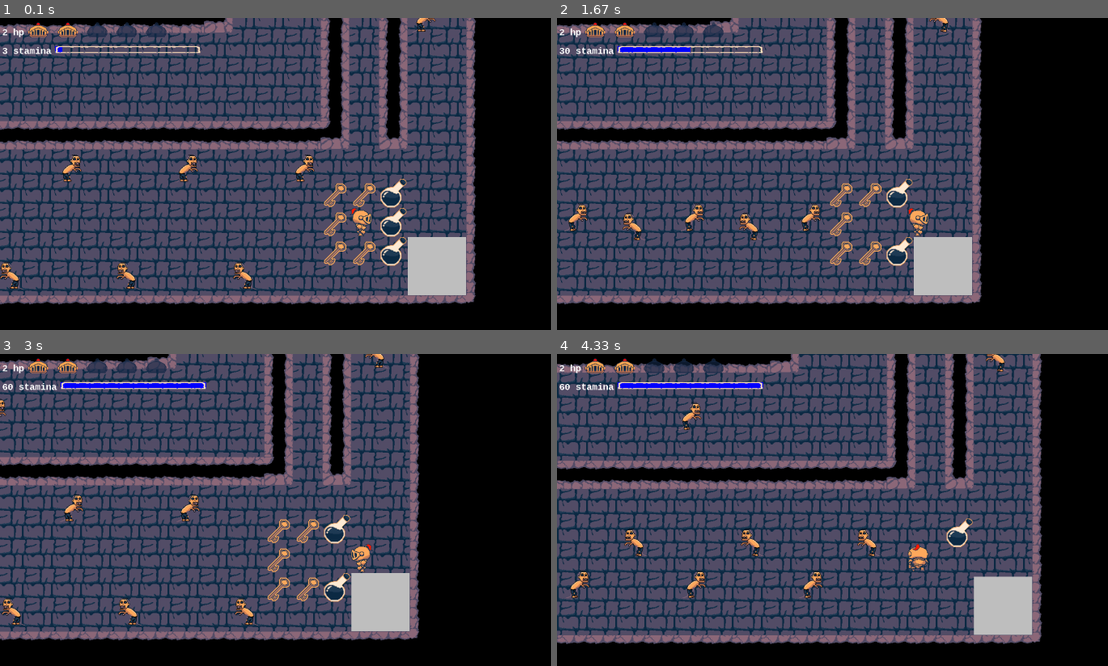
Above: before the commit, frames 1-4 (two rows, left to right).
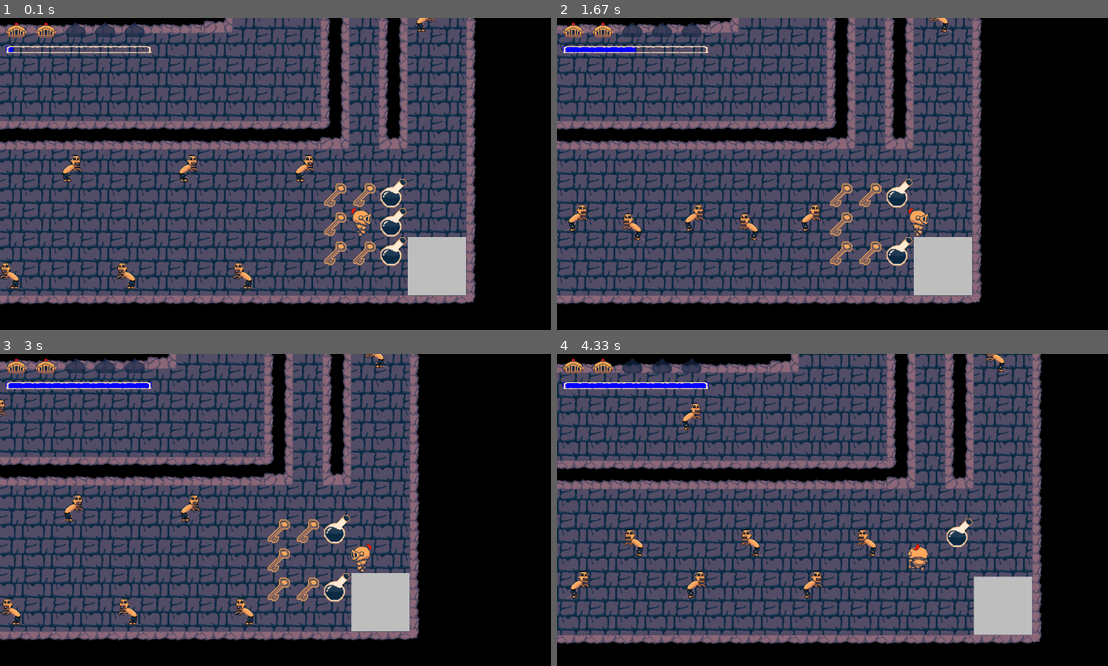
Above: after the commit, the same moments.

Repository: benedekhalaj/pygame-roguelike
Game: pygame game, started from play.py
Same seed, same stepped clock (60 frames per second), same inputs: the game is played once before the commit and once after it.
Inputs:
- Up to frame 1 (0.1 s): no input
- Up to frame 2 (1.67 s): hold Right 0.33-0.8 s; tap I at 0.83, 1.5 s
- Up to frame 3 (3 s): tap Space at 1.83 s; hold Right 2.17-2.63 s; hold Left from 2.67 s (still down)
- Up to frame 4 (4.33 s): release Left at 3.2 s; hold Down 3.23-3.53 s; hold Left 3.57-3.97 s; hold Up from 4 s (still down)

The runs differ from the first frame. In frame 1, 1.2% of the frame differs, in the area x 0-37%, y 1-12%; in frame 2, 1.4%; in frame 3, 1.4%; in frame 4, 1.5%, in the area x 0-38%, y 1-12%.

Commit message:
Remove HUD text

Diff:
--- a/model/player/player.py
+++ b/model/player/player.py
@@ -547,8 +547,8 @@
         stamina_text = f"{int(player_stamina)} stamina"
         health_text = f"{player_health} hp"
         font = pygame.font.SysFont(font_type, self.font_size, bold=True)
-        texts[self.health] = font.render(health_text, False, self.color.WHITE)
-        texts[self.stamina] = font.render(stamina_text, False, self.color.WHITE)
+        texts[self.health] = font.render('', False, self.color.WHITE)
+        texts[self.stamina] = font.render('', False, self.color.WHITE)
         return texts
         # pygame.font.get_fonts()
 
